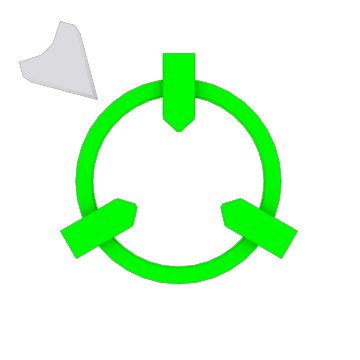
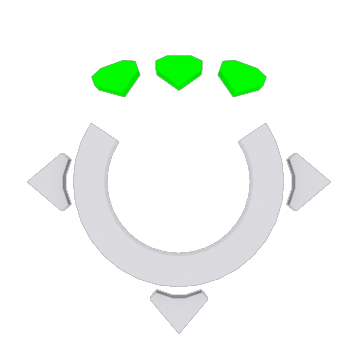
Layers edited between the first and the second 360×360 image:
added group "CURSORUNLOAD" with 7 layers above "CURSORPICKUP" over [27, 45, 331, 334]
added group "CURSORPICKUP" with 7 layers above "CURSORRUN" over [27, 55, 331, 334]
added layer "0" (2nd of 4, in "CURSORPICKUP") in group "CURSORPICKUP" over [27, 55, 331, 334]
added group "CURSORRUN" with 4 layers above "CURSORJUMP" over [69, 27, 295, 285]
hid "0" (4th of 4, in "CURSORJUMP") over [19, 21, 298, 285]